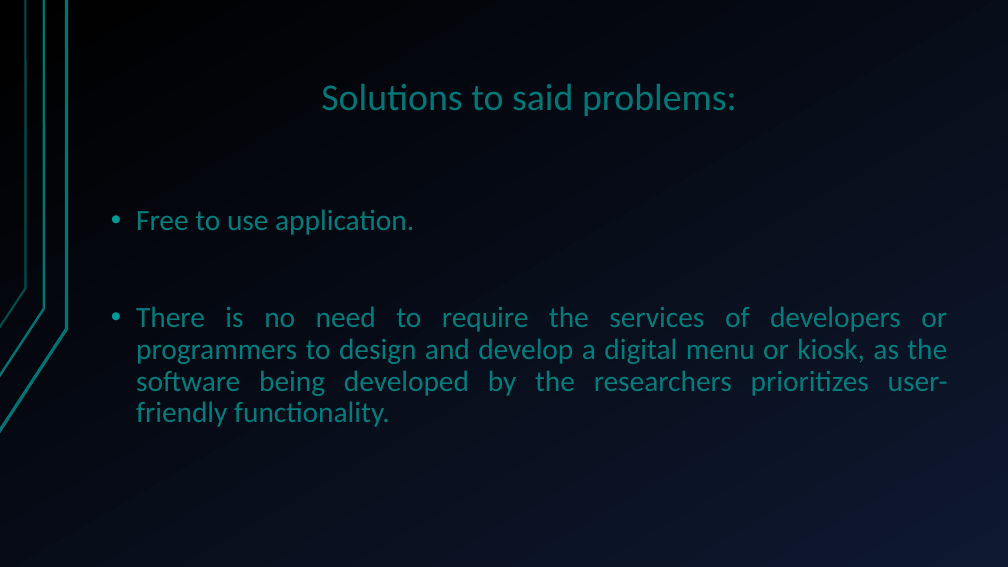
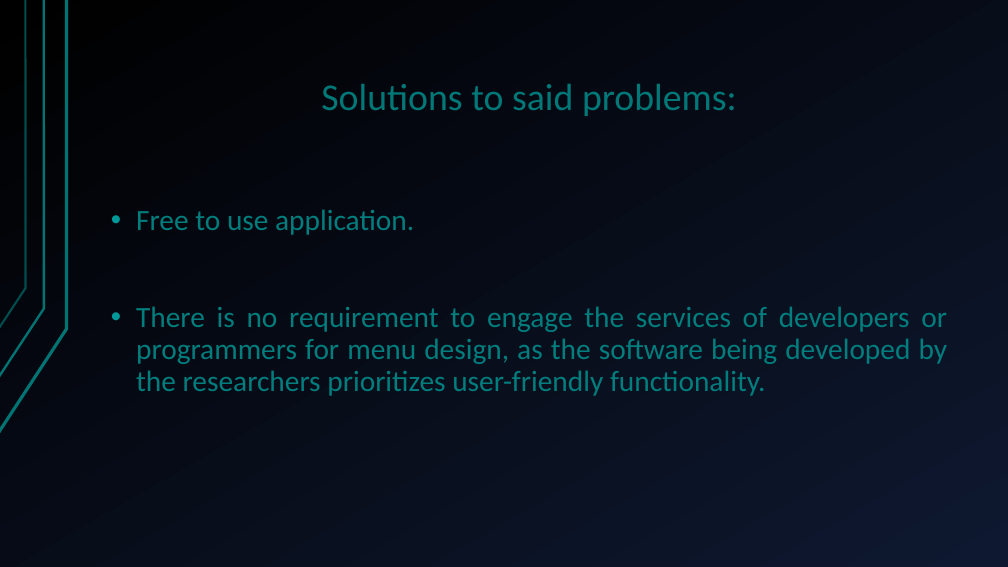
Before and after one commit to alexxGmZ/MenuMaApp, a slide deck: slide 4 of DOCS/FreEzMenu2.pptx. Drawn at 1008x567 pixels with LibreOffice and Linux fonts; fonts in the diff are those of the drawing. Boxes give left, top, right and bottom in pixels: in the first picture for what was removed or moved away, otherwise in the second. Text is boxed around its words. In the diff, an @@ line names an element or a change of style, - is before the commit and + after.

```diff
--- a/DOCS/FreEzMenu2.pptx
+++ b/DOCS/FreEzMenu2.pptx
@@ text at <box>136,306,948,396</box>: text changed @@
-• There is no need to require the services of developers or programmers to design and develop a digital menu or kiosk, as the software being developed by the researchers prioritizes user-friendly functionality.
+• There is no requirement to engage the services of developers or programmers for menu design, as the software being developed by the researchers prioritizes user-friendly functionality.
```
Also in this commit, not shown: 3 other slides changed.
